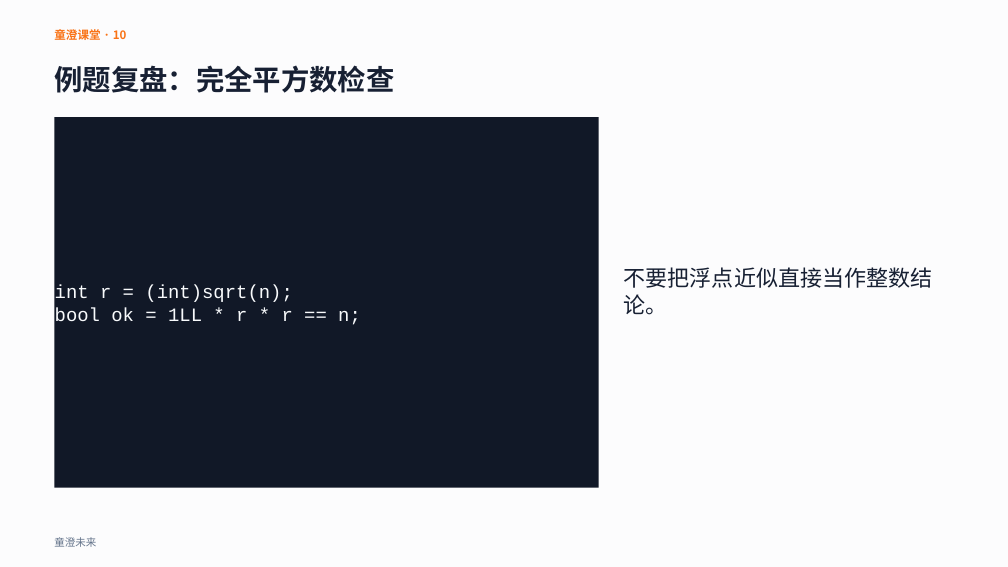
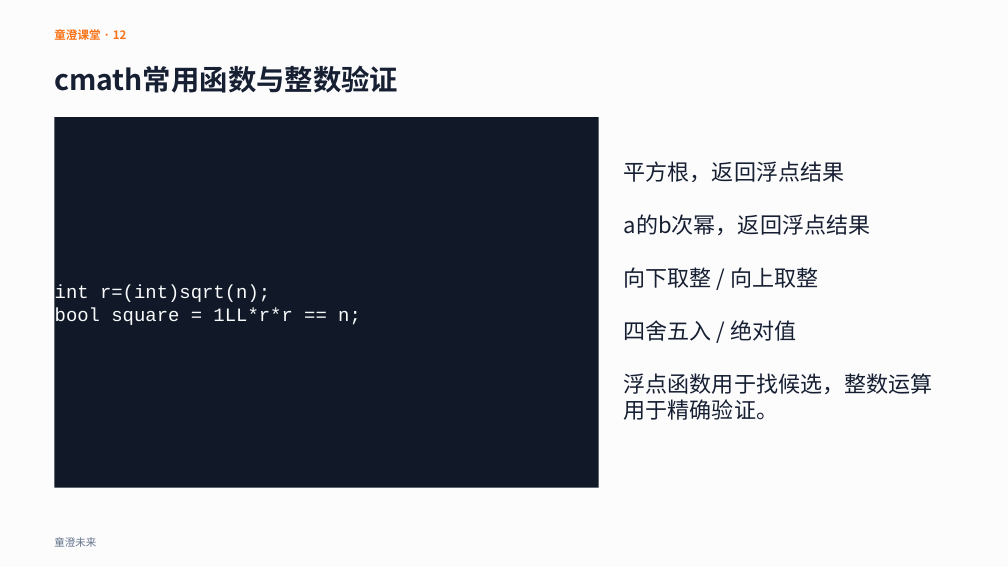
Before and after one commit to aotian/PilotDeck, a slide deck: slide 12 of workspaces/cie-cpp-level3/lesson-13/courseware.pptx (slide 10 before the commit). Drawn at 1008x567 pixels with LibreOffice and Linux fonts; fonts in the diff are those of the drawing. Boxes give left, top, right and bottom in pixels: in the first picture for what was removed or moved away, otherwise in the second. Text is boxed around its words. In the diff, an @@ line names an element or a change of style, - is before the commit and + after.

```diff
--- a/workspaces/cie-cpp-level3/lesson-13/courseware.pptx
+++ b/workspaces/cie-cpp-level3/lesson-13/courseware.pptx
@@ text at <box>54,27,127,43</box>: text changed @@
-童澄课堂 · 10
+童澄课堂 · 12
@@ text at <box>54,65,398,93</box>: text changed @@
-例题复盘：完全平方数检查
+cmath常用函数与整数验证
@@ text at <box>624,161,933,420</box>: text changed @@
-不要把浮点近似直接当作整数结论。
+平方根，返回浮点结果
+a的b次幂，返回浮点结果
+向下取整 / 向上取整
+四舍五入 / 绝对值
+浮点函数用于找候选，整数运算用于精确验证。
@@ text in rectangle at <box>55,285,361,325</box>: text changed @@
-int r = (int)sqrt(n);
-bool ok = 1LL * r * r == n;
+int r=(int)sqrt(n);
+bool square = 1LL*r*r == n;
```
Also in this commit, not shown: 11 other slides changed, 18 slides added, 13 slides removed, 26 other files.
